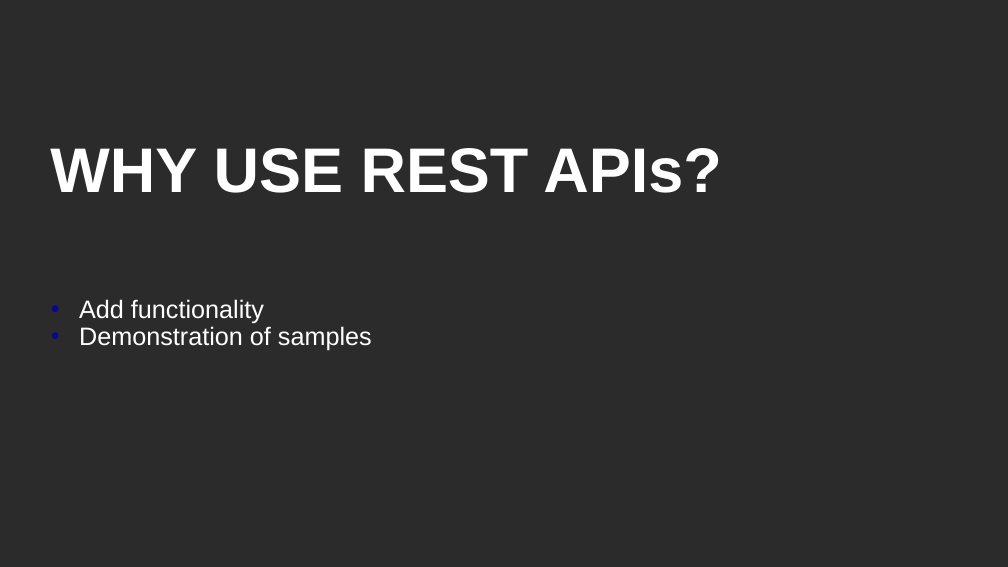
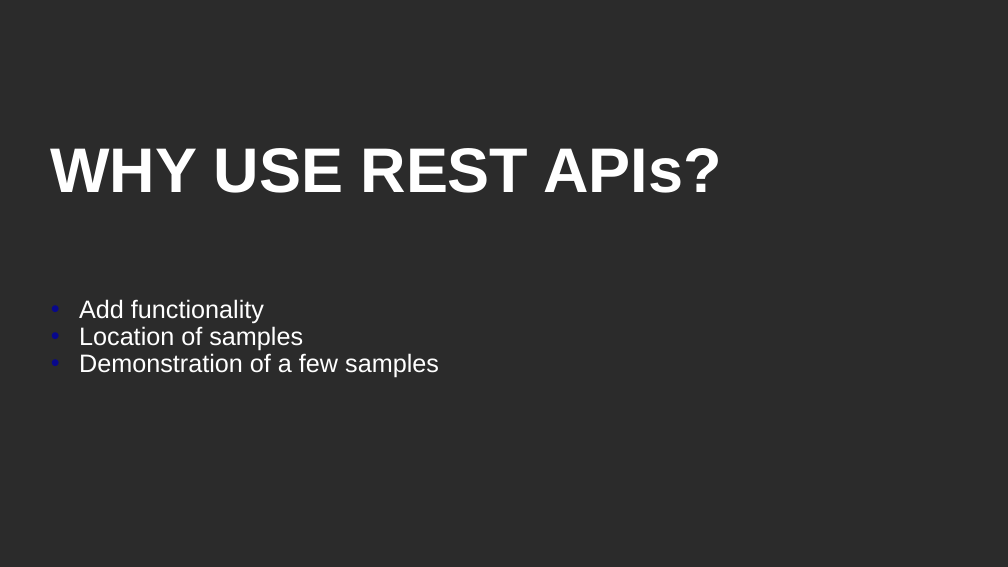
Before and after one commit to BrightcoveLearning/BCL-LearningSamples, a slide deck: slide 5 of PLAYTV2020/matt-boles-video.pptx. Drawn at 1008x567 pixels with LibreOffice and Linux fonts; fonts in the diff are those of the drawing; background and template pictures are left out; a plain dark background stands for a picture behind light text. Boxes give left, top, right and bottom in pixels: in the first picture for what was removed or moved away, otherwise in the second. Text is boxed around its words. In the diff, an @@ line names an element or a change of style, - is before the commit and + after.

```diff
--- a/PLAYTV2020/matt-boles-video.pptx
+++ b/PLAYTV2020/matt-boles-video.pptx
@@ text at (79, 326, 439, 378): text changed @@
-• Demonstration of samples
+• Location of samples
+• Demonstration of a few samples
```
Also in this commit, not shown: 1 other slide changed, 4 slides added, 2 slides removed, 1 other file.
